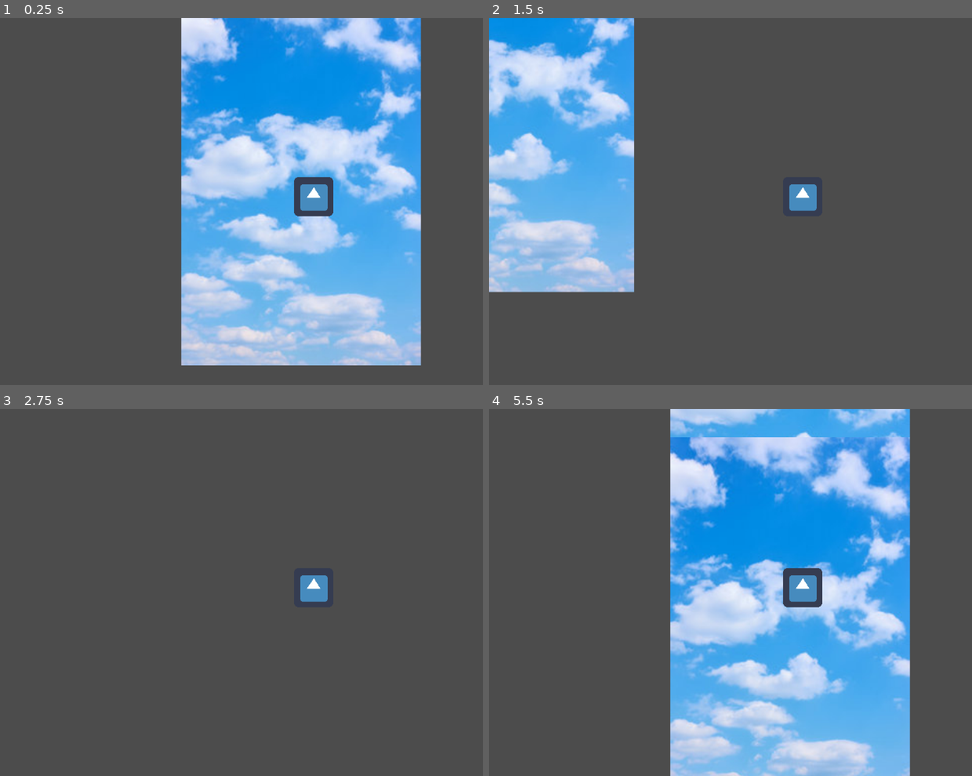
Above: before the commit, frames 1-4 (two rows, left to right).
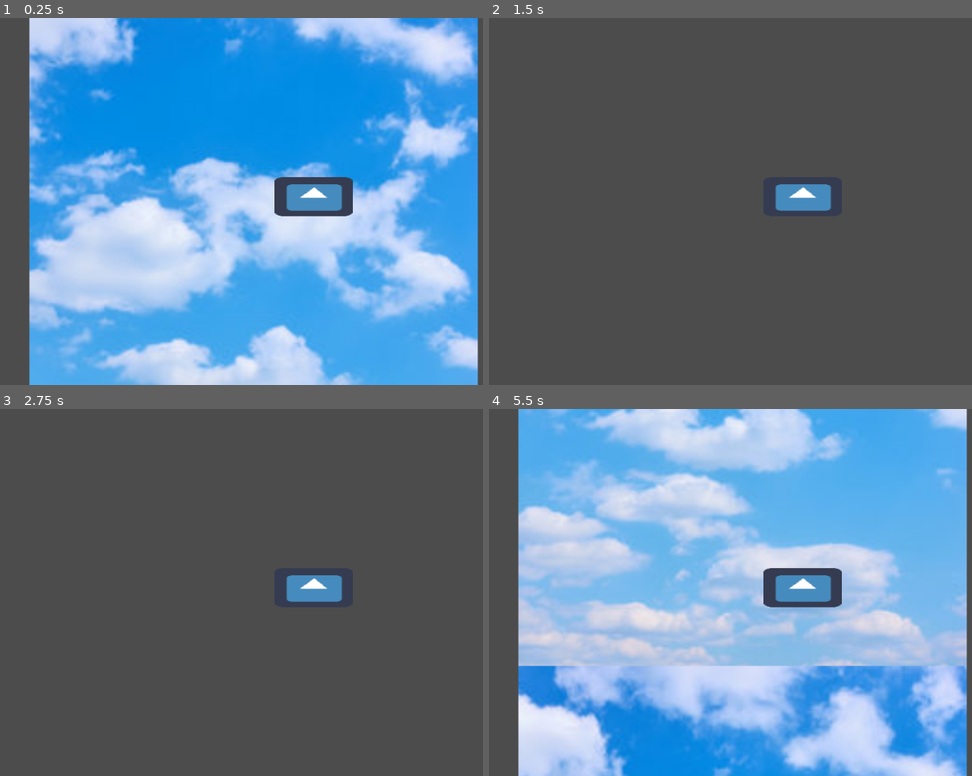
Above: after the commit, the same moments.

Repository: thebigG/Gunner
Game: Godot game, scene res://World.tscn
Two runs of this game, one before a commit and one after it. Both use one fixed random seed, a clock stepped at 60 frames per second and the inputs below. The engine's default icon, where the game draws it, is replaced by a stand-in: a white triangle on a blue panel in a dark square.
Inputs:
- Up to frame 1 (0.25 s): no input
- Up to frame 2 (1.5 s): tap Enter at 0.5 s; hold Right (ui_right) 0.53-1.28 s; hold Down (ui_down) from 1.28 s (still down)
- Up to frame 3 (2.75 s): release Down (ui_down) at 2.03 s; hold Right (ui_right) from 2.03 s (still down)
- Up to frame 4 (5.5 s): tap Space at 2.75 s; release Right (ui_right) at 2.78 s; hold Up (ui_up) 2.78-3.53 s; tap Enter at 3.5 s; hold Left (ui_left) 3.53-5.03 s; hold Down (ui_down) from 5.03 s (still down)

The runs differ from the first frame. In frame 1, 79% of the frame differs, in the area x 6-100%, y 0-100%; in frame 2, 23%; in frame 3, 0.5%; in frame 4, 83%.

Commit message:
-Scrolling is a little bit smoother now(needs some work)

Diff:
--- a/EasyStage.tscn
+++ b/EasyStage.tscn
@@ -7,19 +7,20 @@
 [sub_resource type="ImageTexture" id=2]
 
 [node name="EasyStage" type="ParallaxBackground"]
-scroll_offset = Vector2( 1, 1 )
+scroll_offset = Vector2( 1, 360 )
+__meta__ = {
+"_edit_horizontal_guides_": [ 0.0, 728.0 ],
+"_edit_vertical_guides_": [ -1808.0 ]
+}
 
 [node name="ParallaxLayer" type="ParallaxLayer" parent="."]
 material = SubResource( 1 )
 position = Vector2( 168, 184 )
-motion_mirroring = Vector2( 0, 360 )
-__meta__ = {
-"_edit_group_": true
-}
+motion_mirroring = Vector2( 0, 728 )
 
 [node name="Background" type="Sprite" parent="ParallaxLayer"]
 position = Vector2( -168, -184 )
-scale = Vector2( 1.62813, 1.70035 )
+scale = Vector2( 2.03333, 2.04444 )
 texture = ExtResource( 1 )
 normal_map = SubResource( 2 )
 centered = false
--- a/Gunner1.tscn
+++ b/Gunner1.tscn
@@ -1,14 +1,21 @@
-[gd_scene load_steps=4 format=2]
+[gd_scene load_steps=5 format=2]
 
 [ext_resource path="res://Gunner1.gd" type="Script" id=1]
 [ext_resource path="res://icon.png" type="Texture" id=2]
 
 [sub_resource type="CapsuleShape2D" id=1]
 
+[sub_resource type="ImageTexture" id=2]
+flags = 39
+flags = 39
+
 [node name="Gunner1" type="KinematicBody2D"]
-position = Vector2( 168, 112 )
+position = Vector2( 440, 304 )
 script = ExtResource( 1 )
-speed = 10
+__meta__ = {
+"_edit_group_": true
+}
+speed = 5
 
 [node name="CollisionShape2D" type="CollisionShape2D" parent="."]
 shape = SubResource( 1 )
@@ -16,6 +23,8 @@
 [node name="Sprite" type="Sprite" parent="."]
 position = Vector2( 0, -8 )
 texture = ExtResource( 2 )
+normal_map = SubResource( 2 )
 
 [node name="Camera2D" type="Camera2D" parent="."]
 current = true
+zoom = Vector2( 0.5, 1 )
--- a/World.tscn
+++ b/World.tscn
@@ -6,6 +6,7 @@
 [node name="Game" type="Node2D"]
 
 [node name="Gunner1" parent="." instance=ExtResource( 2 )]
-position = Vector2( 216, 344 )
+position = Vector2( 232, 432 )
+speed = 20
 
 [node name="EasyStage" parent="." instance=ExtResource( 1 )]
Binary file added: 2-2-galaxy-transparent.png
Not shown, added: 2-2-galaxy-transparent.png.import
Binary file added: Sky-Background-Transparent.jpg
Not shown, added: Sky-Background-Transparent.jpg.import
